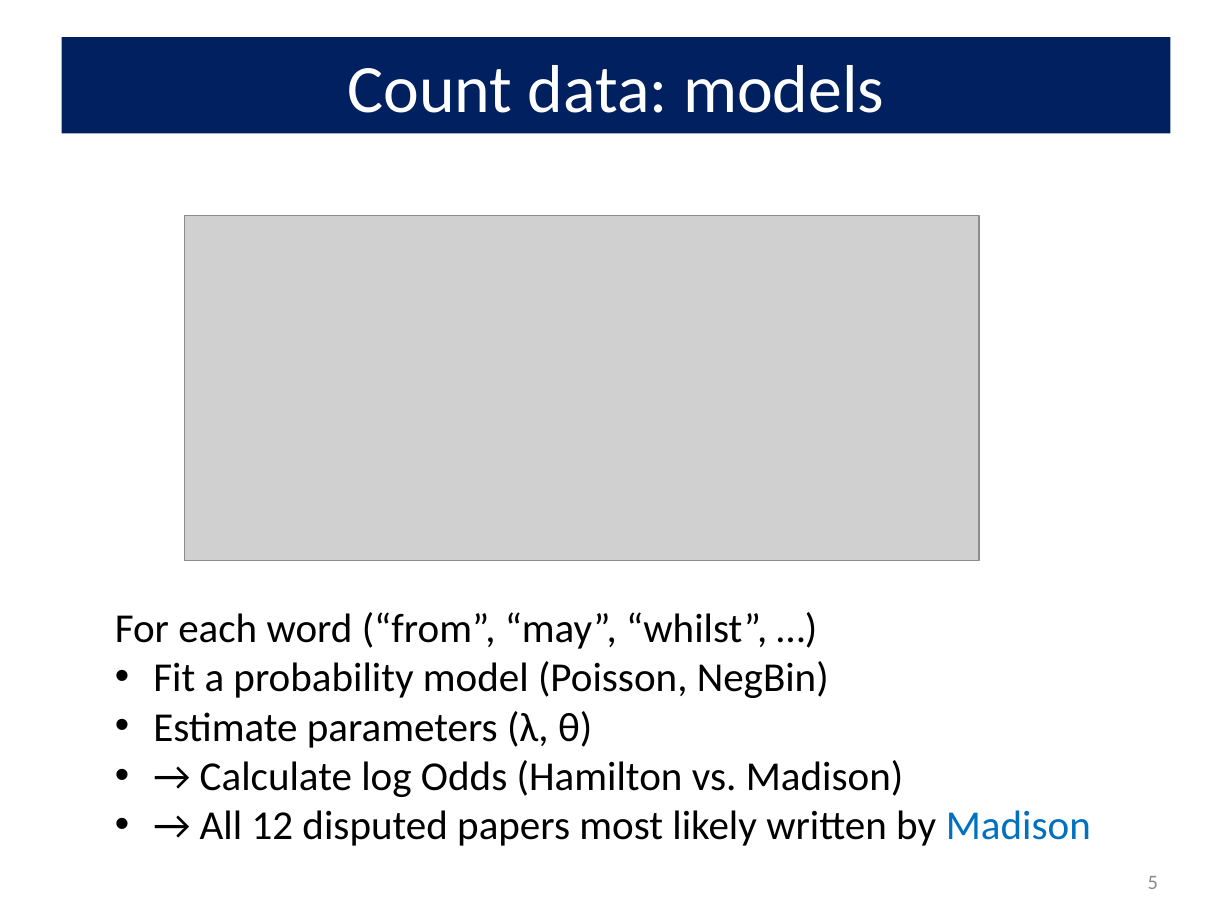
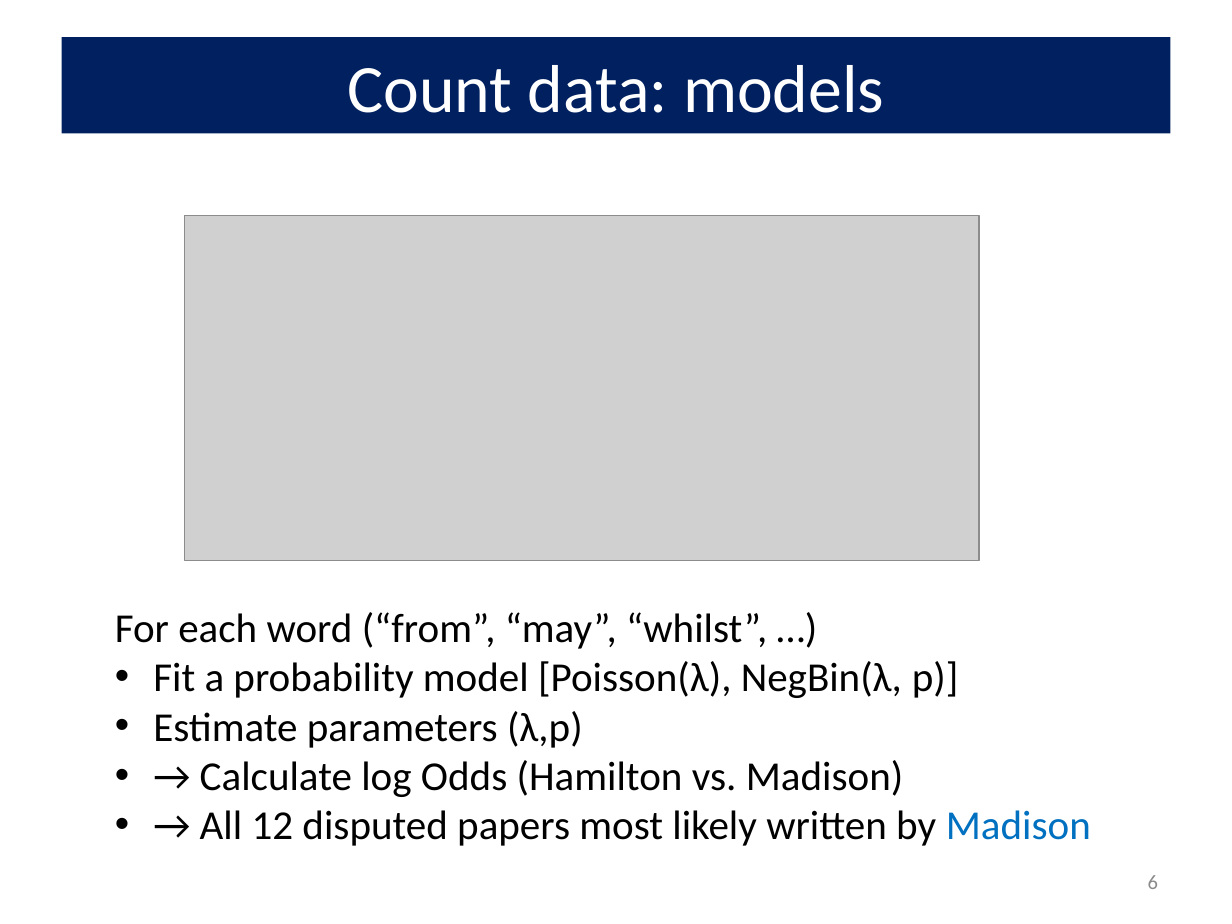
Before and after one commit to friendly/psy6136, a slide deck: slide 6 of docs/lectures/02-Discrete.pptx (slide 5 before the commit). Drawn at 1232x924 pixels with LibreOffice and Linux fonts; fonts in the diff are those of the drawing; grey boxes stand for pictures. Boxes give left, top, right and bottom in pixels: in the first picture for what was removed or moved away, otherwise in the second. Text is boxed around its words. In the diff, an @@ line names an element or a change of style, - is before the commit and + after.

```diff
--- a/docs/lectures/02-Discrete.pptx
+++ b/docs/lectures/02-Discrete.pptx
@@ text at (153, 661, 959, 748): text changed @@
-• Fit a probability model (Poisson, NegBin)
-• Estimate parameters (λ, θ)
+• Fit a probability model [Poisson(λ), NegBin(λ, p)]
+• Estimate parameters (λ,p)
@@ page number at (1148, 875, 1158, 889): text changed @@
-5
+6
```
Also in this commit, not shown: 7 other slides changed, 3 slides added, 21 other files.
